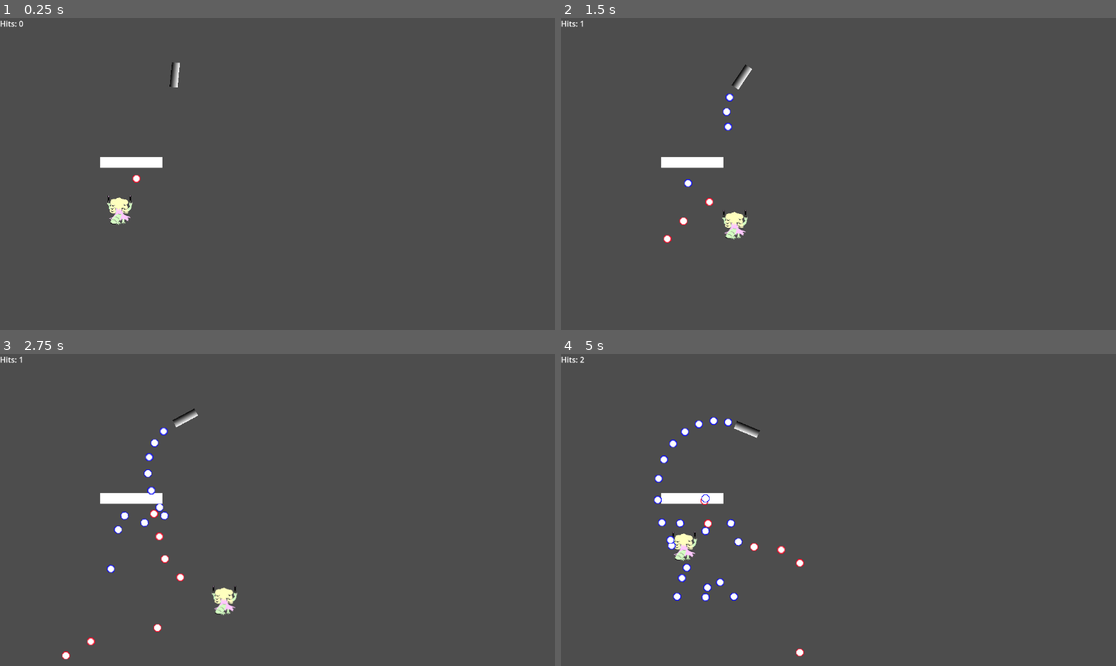
Above: before the commit, frames 1-4 (two rows, left to right).
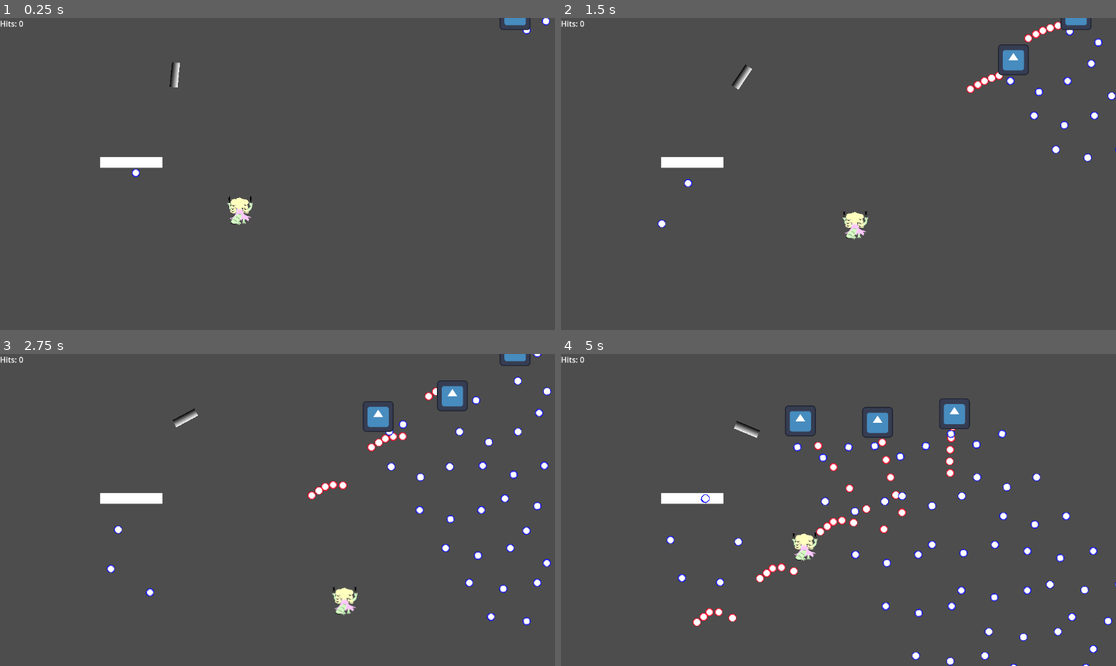
Above: after the commit, the same moments.

Repository: porceletbrulee/shmup2025
Game: Godot game, scene res://scenes/level.tscn
Same seed, same stepped clock (60 frames per second), same inputs: the game is played once before the commit and once after it. The engine's default icon, where the game draws it, is replaced by a stand-in: a white triangle on a blue panel in a dark square.
Inputs:
- Up to frame 1 (0.25 s): no input
- Up to frame 2 (1.5 s): hold Right (ui_right) 0.53-1.28 s; hold Down (ui_down) from 1.28 s (still down)
- Up to frame 3 (2.75 s): release Down (ui_down) at 2.03 s; hold Right (ui_right) from 2.03 s (still down)
- Up to frame 4 (5 s): release Right (ui_right) at 2.78 s; hold Up (ui_up) 2.78-3.53 s; hold Left (ui_left) from 3.53 s (still down)

The runs differ from the first frame. In frame 1, 0.8% of the frame differs, in the area x 19-100%, y 0-67%; in frame 2, 1.9%; in frame 3, 3.3%; in frame 4, 4.7%, in the area x 3-100%, y 0-100%.

Commit message:
add EnemyPatternManager to manage enemy behavior

Diff:
--- /dev/null
+++ b/shmuptest/scenes/enemy.tscn
@@ -0,0 +1,20 @@
+[gd_scene load_steps=4 format=3 uid="uid://db416k2i87a0a"]
+
+[ext_resource type="Script" uid="uid://c1kb77oxgq0sb" path="res://scripts/2d/enemy.gd" id="1_md0e3"]
+[ext_resource type="Texture2D" uid="uid://d1orwqs7oworp" path="res://icon.svg" id="2_4ra3w"]
+
+[sub_resource type="RectangleShape2D" id="RectangleShape2D_5uy6h"]
+size = Vector2(28, 28)
+
+[node name="Enemy" type="Area2D"]
+script = ExtResource("1_md0e3")
+
+[node name="Sprite2D" type="Sprite2D" parent="."]
+scale = Vector2(0.5, 0.5)
+texture = ExtResource("2_4ra3w")
+
+[node name="CollisionShape2D" type="CollisionShape2D" parent="."]
+shape = SubResource("RectangleShape2D_5uy6h")
+disabled = true
+
+[node name="VisibleOnScreenNotifier2D" type="VisibleOnScreenNotifier2D" parent="."]
--- a/shmuptest/scenes/forkpathmultibullet.tscn
+++ b/shmuptest/scenes/forkpathmultibullet.tscn
@@ -6,7 +6,7 @@
 
 [sub_resource type="Curve2D" id="Curve2D_mv141"]
 _data = {
-"points": PackedVector2Array(0, 0, 0, 0, 0, 0, 27.2284, -32.7321, -27.2284, 32.7321, -34, 27, 0, 0, 0, 0, -59, 65, 0, 0, 0, 0, -59, 359)
+"points": PackedVector2Array(0, 0, 0, 0, 0, 0, 27.2284, -32.7321, -27.2284, 32.7321, -34, 27, 0, 0, 0, 0, -59, 65, 0, 0, 0, 0, -88, 1064)
 }
 point_count = 4
 
@@ -51,7 +51,7 @@
 
 [sub_resource type="Curve2D" id="Curve2D_x14tk"]
 _data = {
-"points": PackedVector2Array(0, 0, 0, 0, 0, 0, 0, 0, 0, 0, 0, 40, 0, 0, 0, 0, 0, 344)
+"points": PackedVector2Array(0, 0, 0, 0, 0, 0, 0, 0, 0, 0, 0, 40, 0, 0, 0, 0, 0, 1060)
 }
 point_count = 3
 
--- a/shmuptest/scenes/redbullet.tscn
+++ b/shmuptest/scenes/redbullet.tscn
@@ -38,7 +38,7 @@
 [sub_resource type="CircleShape2D" id="CircleShape2D_odm1l"]
 radius = 8.5
 
-[node name="bluebullet" type="Area2D"]
+[node name="redbullet" type="Area2D"]
 script = ExtResource("1_y2h44")
 
 [node name="sprite" type="AnimatedSprite2D" parent="."]
--- /dev/null
+++ b/shmuptest/scenes/roundedpathenemy.tscn
@@ -0,0 +1,13 @@
+[gd_scene load_steps=3 format=3 uid="uid://v6df1qg011my"]
+
+[ext_resource type="Script" uid="uid://d2vonetwv0ost" path="res://scripts/2d/enemypatternmanager.gd" id="1_un5e4"]
+
+[sub_resource type="Curve2D" id="Curve2D_wbstl"]
+_data = {
+"points": PackedVector2Array(0, 0, 0, 0, 259, -256, 128.029, -70.4465, -128.029, 70.4465, -106, 79, 0, 0, 0, 0, -474, 143, 128.029, 58.1949, -128.029, -58.1949, -925, 77, 0, 0, 0, 0, -1121, -108)
+}
+point_count = 5
+
+[node name="roundedpathenemy" type="Path2D"]
+curve = SubResource("Curve2D_wbstl")
+script = ExtResource("1_un5e4")
--- /dev/null
+++ b/shmuptest/scripts/2d/enemy.gd
@@ -0,0 +1,28 @@
+class_name Enemy extends Area2D
+
+var manager: EnemyPatternManager
+var path_follow: PathFollow2D
+var shooters: Array[Shooter]
+var speed: float
+
+var _started: bool = false
+
+func _cleanup():
+	self.queue_free()
+	if self.path_follow != null:
+		self.path_follow.queue_free()
+	if self.manager != null:
+		self.manager.enemy_cleaned_up()
+
+func _process(delta_sec: float):
+	if self._started:
+		# units are in 20% of path per sec
+		self.path_follow.progress_ratio += delta_sec * self.speed * 0.2
+		if self.path_follow.progress_ratio >= 1.0:
+			self._cleanup()
+
+func start(target: Node2D):
+	self._started = true
+	self.visible = true
+	for shooter in shooters:
+		shooter.start(self, target)
--- /dev/null
+++ b/shmuptest/scripts/2d/enemypatternmanager.gd
@@ -0,0 +1,42 @@
+class_name EnemyPatternManager extends Path2D
+
+var _enemies: Array[Enemy] = []
+var _enemies_cleaned_up: int = 0
+
+func prepare(
+		count: int,
+		gap: float,
+		speed: float,
+		shooter_suppliers: Array[Callable],
+) -> void:
+	var enemy_res = preload("res://scenes/enemy.tscn")
+	for n in count:
+		var path_follow = PathFollow2D.new()
+		path_follow.rotates = false
+		path_follow.loop = false
+
+		var shooters: Array[Shooter] = []
+		for s in shooter_suppliers:
+			shooters.append(s.call())
+
+		var enemy = enemy_res.instantiate()
+		enemy.shooters = shooters
+		enemy.visible = false
+		enemy.path_follow = path_follow
+		enemy.manager = self
+		enemy.speed = speed
+		_enemies.append(enemy)
+
+		self.add_child(path_follow)
+		path_follow.add_child(enemy)
+		path_follow.progress_ratio += n * gap
+
+func enemy_cleaned_up():
+	self._enemies_cleaned_up += 1
+	if self._enemies_cleaned_up >= self._enemies.size():
+		assert(self._enemies_cleaned_up == self._enemies.size())
+		self.queue_free()
+
+func start(target: Node2D):
+	for enemy in _enemies:
+		enemy.start(target)
--- a/shmuptest/scripts/2d/level.gd
+++ b/shmuptest/scripts/2d/level.gd
@@ -7,8 +7,9 @@
 var _timers: Node
 
 var _player: Node2D
+var _enemies: EnemyPatternManager
 
-var _red_shooter: SalvoShooter
+var _red_shooter: Shooter
 
 func _ready():
 	self._rotating_shooter = $rotating_shooter
@@ -19,56 +20,60 @@
 	self._player.ui_hits = $hud/hits
 	self._player.ui_hits.text = "Hits: 0"
 	self.add_child(self._player)
-	self._player.transform.origin = Vector2(250, 400)
-
+	self._player.transform.origin = Vector2(500, 400)
 
 	var red_bullet = preload("res://scenes/redbullet.tscn")
-	var shoot_at_player = func(res: Resource, speed: float, shot_origin: Node2D, target: Node2D):
-		var v = Vector2(1, 0) * speed
-		var angle = self.shooter.get_angle_to(target.global_position)
-
-		var bullet = res.instantiate()
-		bullet.prepare(v.rotated(angle), target)
-		self._bullets.add_child(bullet)
-		bullet.transform.origin = shot_origin.transform.origin
-
-	# persist the SalvoShooter because Timer.timeout.connect(self._method)
-	# will not refcount the SalvoShooter
-	# https://github.com/godotengine/godot/issues/71389
-	self._red_shooter = SalvoShooter.new(
-		0.3, 0.6, 4,
-		shoot_at_player.bind(red_bullet, 150.0, self.shooter, self._player),
-		self._timers
-	)
-	self._red_shooter.start()
-
 	var blue_bullet = preload("res://scenes/bluebullet.tscn")
 	var diamond_path_bullet = preload("res://scenes/diamondpathbullet.tscn")
 	var fork_bullet = preload("res://scenes/forkpathmultibullet.tscn")
 
-	var shoot_timed_bullet = func(res: Resource, speed: float, shot_origin: Node2D):
+	var shoot_at_player = func(
+				origin: Node2D,
+				target: Node2D,
+				res: Resource,
+				speed: float,
+	):
+		var v = Vector2.RIGHT * speed
+		var angle = origin.global_position.angle_to_point(target.global_position)
+
+		var bullet = res.instantiate()
+		bullet.global_position = origin.global_position
+		bullet.prepare(v.rotated(angle), target)
+		self._bullets.add_child(bullet)
+
+	var shoot_timed_bullet = func(
+			origin: Node2D,
+			_target: Node2D,
+			res: Resource,
+			speed: float
+	):
 		var bullet = res.instantiate()
 		# important! assumes unrotated shot_origin is pointing down
 		var velocity = Vector2(0, 1) * speed
-		velocity = velocity.rotated(shot_origin.transform.get_rotation())
+		velocity = velocity.rotated(origin.global_rotation)
+		bullet.global_position = origin.global_position
 		bullet.prepare(velocity, self._player)
 		self._bullets.add_child(bullet)
-		bullet.transform.origin = shot_origin.transform.origin
 
-	self._add_timer(
-		0.4,
-		shoot_timed_bullet.bind(blue_bullet, 75.0, self._rotating_shooter)
+	# persist the Shooter because Timer.timeout.connect(self._method)
+	# will not refcount the Shooter
+	# https://github.com/godotengine/godot/issues/71389
+	self._red_shooter = Shooter.new(
+		1.0,
+		shoot_timed_bullet.bind(diamond_path_bullet, 1.0),
+		self._timers
 	)
+	self._red_shooter.start(self.shooter, self._player)
 
-	self._add_timer(
-		1.0,
-		shoot_timed_bullet.bind(diamond_path_bullet, 1.0, self.shooter)
-	)
-
-	self._add_timer(
-		2.0,
-		shoot_timed_bullet.bind(fork_bullet, 1.0, self.shooter)
-	)
+	self._enemies = preload("res://scenes/roundedpathenemy.tscn").instantiate()
+	self.add_child(self._enemies)
+	var shooter_suppliers: Array[Callable] = [
+		Shooter.new.bind(0.5, shoot_timed_bullet.bind(fork_bullet, 1.0), self._timers),
+		SalvoShooter.new.bind(0.2, 3.0, 5, shoot_at_player.bind(red_bullet, 200.0), self._timers),
+	]
+	self._enemies.prepare(3, 0.1, 0.4, shooter_suppliers)
+	self._enemies.transform.origin = Vector2(1060, 0)
+	self._enemies.start(self._player)
 
 func _add_timer(timer_sec: float, callback: Callable):
 	var t = Timer.new()
--- a/shmuptest/scripts/2d/player.gd
+++ b/shmuptest/scripts/2d/player.gd
@@ -31,4 +31,4 @@
 
 func on_hit(bullet: Bullet):
 	self.hits += 1
-	self.ui_hits.text = "Hits: {0}".format([hits])
+	self.ui_hits.text = "Hits: {0} // FPS: {1}".format([hits, Engine.get_frames_per_second()])
--- a/shmuptest/scripts/salvoshooter.gd
+++ b/shmuptest/scripts/salvoshooter.gd
@@ -1,12 +1,9 @@
-class_name SalvoShooter extends RefCounted
+class_name SalvoShooter extends Shooter
 
-var shot_gap_sec: float
 var salvo_gap_sec: float
 var salvo_size: int
-var _bullet_callback: Callable
 
 var _curr_shots: int
-var _timer: Timer
 
 func _init(
 	pshot_gap_sec: float,
@@ -15,28 +12,16 @@
 	bullet_callback: Callable,
 	timer_parent: Node,
 ):
-	self.shot_gap_sec = pshot_gap_sec
+	super(pshot_gap_sec, bullet_callback, timer_parent)
 	self.salvo_gap_sec = psalvo_gap_sec
 	self.salvo_size = psalvo_size
-	self._bullet_callback = bullet_callback
-
 	self._curr_shots = 0
 
-	self._timer = Timer.new()
-	self._timer.autostart = false
-	self._timer.one_shot = false
-	self._timer.timeout.connect(self._shoot)
-
-	timer_parent.add_child(self._timer)
-
 func _shoot():
-	self._bullet_callback.call()
+	self._bullet_callback.call(self._origin, self._target)
 	self._curr_shots += 1
 	if self._curr_shots >= self.salvo_size:
 		self._curr_shots = 0
 		self._timer.start(self.salvo_gap_sec)
 	else:
 		self._timer.start(self.shot_gap_sec)
-
-func start():
-	self._shoot()
--- /dev/null
+++ b/shmuptest/scripts/shooter.gd
@@ -0,0 +1,36 @@
+class_name Shooter extends Resource
+
+var shot_gap_sec: float
+var _bullet_callback: Callable
+var _origin: Node2D
+var _target: Node2D
+
+var _timer: Timer
+
+func _init(
+	pshot_gap_sec: float,
+	bullet_callback: Callable,
+	timer_parent: Node,
+):
+	self.shot_gap_sec = pshot_gap_sec
+	self._bullet_callback = bullet_callback
+
+	self._timer = Timer.new()
+	self._timer.autostart = false
+	self._timer.one_shot = false
+	self._timer.timeout.connect(self._shoot)
+
+	timer_parent.add_child(self._timer)
+
+func _shoot():
+	self._bullet_callback.call(self._origin, self._target)
+	self._timer.start(self.shot_gap_sec)
+
+func start(origin: Node2D, target: Node2D):
+	self._origin = origin
+	self._target = target
+	#self._timer.start(self.shot_gap_sec)
+	self._shoot()
+
+func stop():
+	self._timer.stop()
